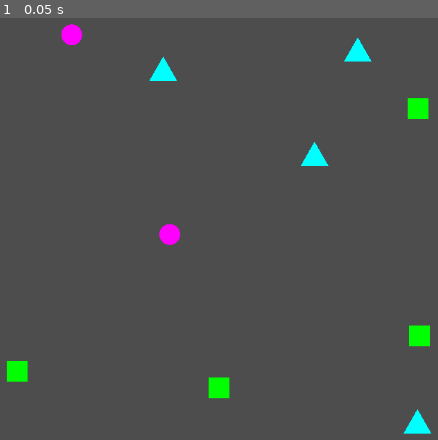
Above: before the commit, frame 1.
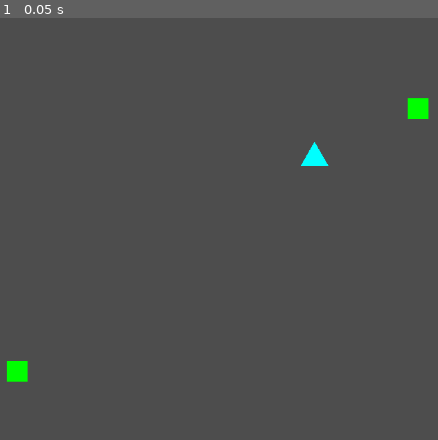
Above: after the commit, the same moment.

Repository: Tijana0/Last-One-Dancing
Game: Godot game, scene res://scenes/game_room.tscn
The game is run twice, just before and just after one commit, with the same random seed, the same clock (stepped at 60 frames per second) and the same inputs. This scene is started directly instead of the project's main scene.
Inputs:
- Up to frame 1 (0.05 s): no input

The runs differ from the first frame. In frame 1, 1.5% of the frame differs, in the area x 13-99%, y 1-99%.

Commit message:
fix: reduce item count to 3

Diff:
--- a/scripts/managers/game_manager.gd
+++ b/scripts/managers/game_manager.gd
@@ -5,7 +5,7 @@
 var crown_npc_spawned = false
 
 const PICKUP_SCENE = preload("res://prefabs/pickup_item.tscn")
-const PICKUP_COUNT = 10
+const PICKUP_COUNT = 3
 
 func _ready():
 	print("GameManager ready")
